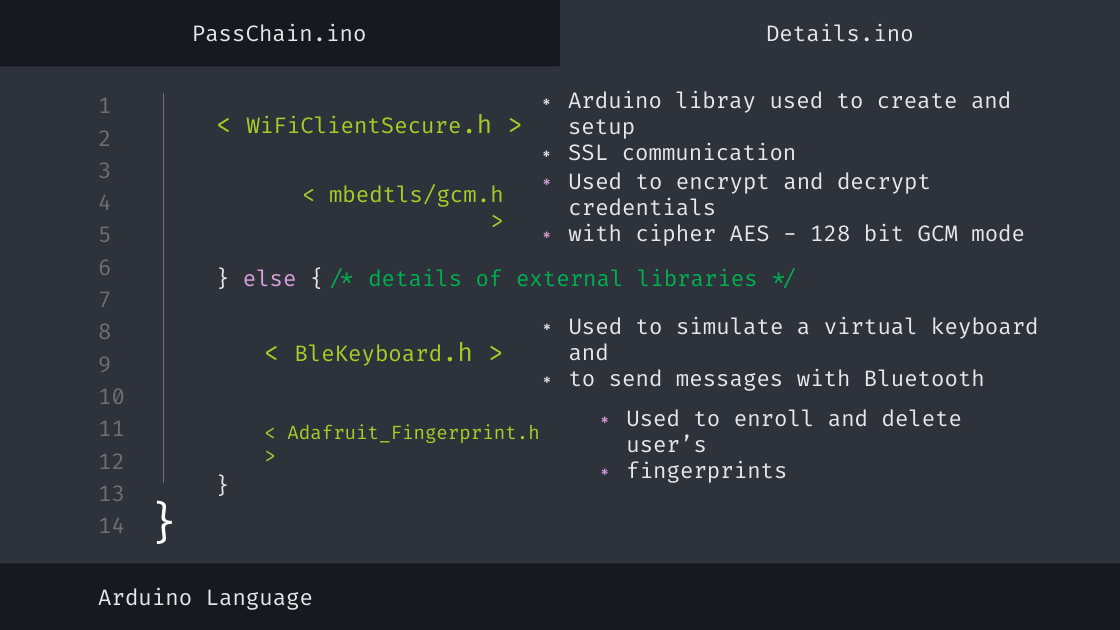
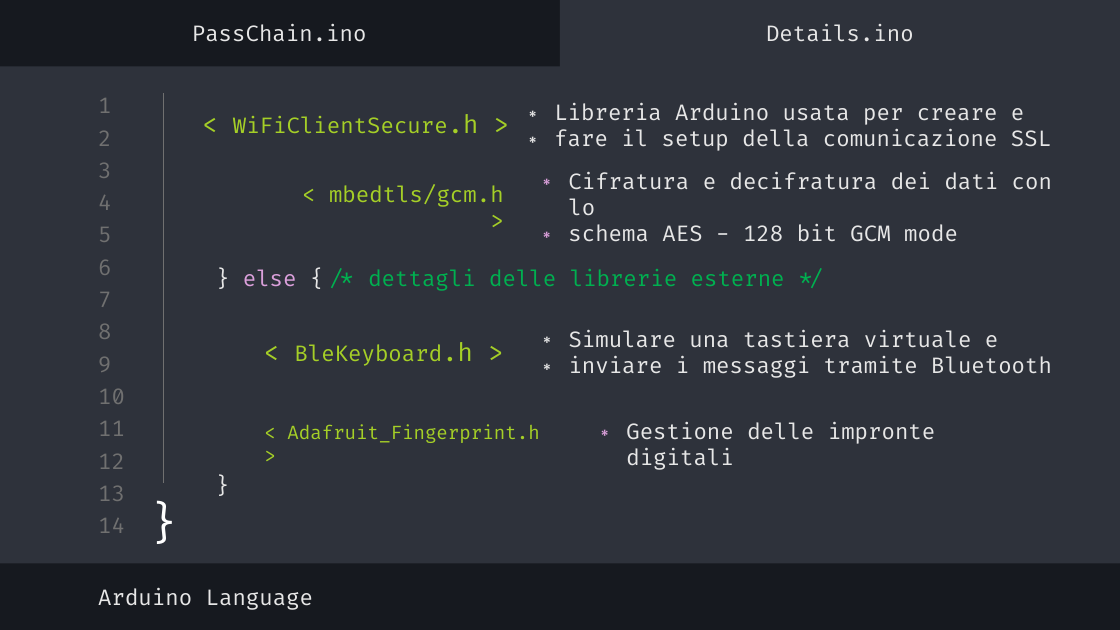
Before and after one commit to Alberto-00/PassChain-IoT, a slide deck: slide 19 of Documentazione/Presentazione/Presentazione.pptx. Drawn at 1120x630 pixels with LibreOffice and Linux fonts; fonts in the diff are those of the drawing. Boxes give left, top, right and bottom in pixels: in the first picture for what was removed or moved away, otherwise in the second. Text is boxed around its words. In the diff, an @@ line names an element or a change of style, - is before the commit and + after.

Commit message:
update presentation

```diff
--- a/Documentazione/Presentazione/Presentazione.pptx
+++ b/Documentazione/Presentazione/Presentazione.pptx
@@ title "< WiFiClientSecure.h >": place and size @@
-title "< WiFiClientSecure.h >" at bbox=[247, 114, 493, 133]
+title "< WiFiClientSecure.h >" at bbox=[233, 114, 479, 133]
@@ text at bbox=[554, 103, 1051, 151]: text changed @@
-∗ Arduino libray used to create and setup
-∗ SSL communication
+∗ Libreria Arduino usata per creare e
+∗ fare il setup della comunicazione SSL
@@ text at bbox=[568, 172, 1052, 242]: text changed @@
-∗ Used to encrypt and decrypt credentials
-∗ with cipher AES - 128 bit GCM mode
+∗ Cifratura e decifratura dei dati con lo
+∗ schema AES - 128 bit GCM mode
@@ subtitle at bbox=[243, 269, 785, 291]: text changed @@
-} else { /* details of external libraries */
+} else { /* dettagli delle librerie esterne */
@@ text at bbox=[569, 330, 1052, 378]: text changed @@
-∗ Used to simulate a virtual keyboard and
-∗ to send messages with Bluetooth
+∗ Simulare una tastiera virtuale e
+∗ inviare i messaggi tramite Bluetooth
@@ text at bbox=[626, 422, 935, 470]: text changed @@
-∗ Used to enroll and delete user’s
-∗ fingerprints
+∗ Gestione delle impronte digitali
```
Also in this commit, not shown: 29 other slides changed, 3 other files.
